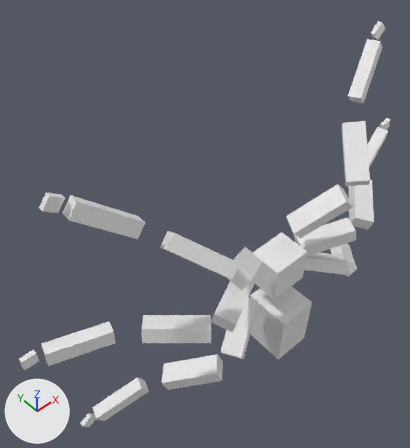
What one commit did to the Blender file spider/spider.blend.
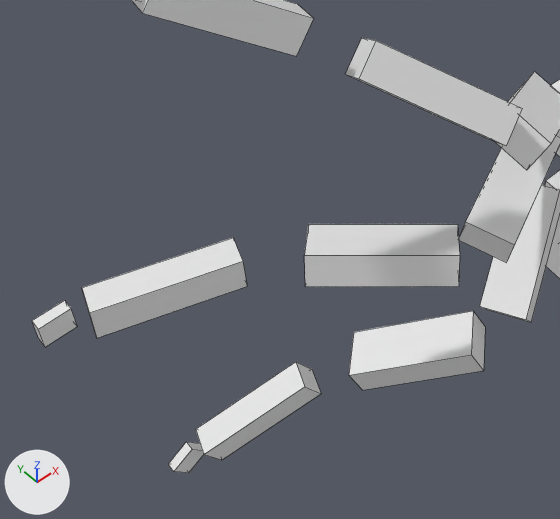
Each version appears first whole from a camera (50 mm lens) standing at (-1.34, -1.01, 2.99) and looking at (0.3, 0.85, 0.45), and next in a close-up on the part from 1% to 63% of the width and 48% to 100% of the height. Lighting does not change. The marker at lower left points along +X, +Y and +Z. The close-ups show mesh edges as thin lines.

Names of what the first close-up shows: 'BackLeftEffector', 'BackLeftLimb', 'BackLeftLowerLimb', 'BackLeftUpperLimb', 'FrontLeftLimb', 'FrontLeftLowerLimb', 'FrontLeftUpperLimb', 'MiddleLeftEffector', 'MiddleLeftLimb', 'MiddleLeftLowerLimb', 'MiddleLeftUpperLimb'.
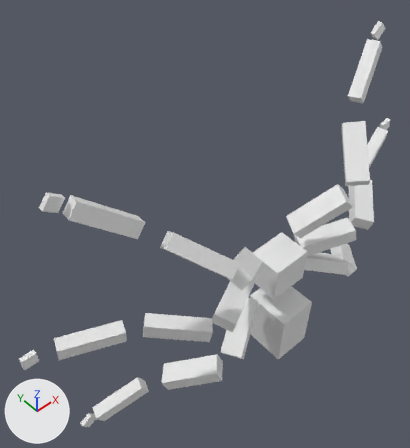
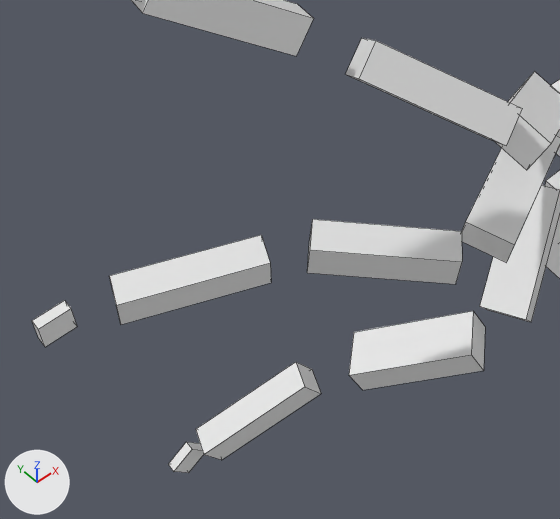
Commit message: middle leg ok

Where the newer file only moved an object's origin or applied its transform, the numbers keep the older frame.

The change, as a diff of the scene's bpy script:
```diff
--- a/spider/spider.blend.py
+++ b/spider/spider.blend.py
@@ me_cube_018 @@
 me_cube_018.from_pydata(...)  # 8 vertices, 6 faces; spans x -2.27..-0.27, y -0.1..1.9, z -0.33..1.67
 # used by ob_middleleftlimb; location = (-0.084, 0.289, 0.281); rotation_euler = (1.187, 0.0278, -0.704), in degrees (68, 1.6, -40); scale = (0.187, 0.0456, 0.0683)
-me_cube_018.vertices[0].co = (-2.27, -0.1, -0.33)
-me_cube_018.vertices[1].co = (-2.27, 1.9, -0.33)  # pixel (308, 224)
-me_cube_018.vertices[2].co = (-0.27, 1.9, -0.33)  # pixel (457, 224)
-me_cube_018.vertices[3].co = (-0.27, -0.1, -0.33)
-me_cube_018.vertices[4].co = (-2.27, -0.1, 1.67)  # pixel (305, 286)
-me_cube_018.vertices[5].co = (-2.27, 1.9, 1.67)  # pixel (304, 255)
-me_cube_018.vertices[6].co = (-0.27, 1.9, 1.67)  # pixel (459, 255)
-me_cube_018.vertices[7].co = (-0.27, -0.1, 1.67)  # pixel (458, 286)
+# me_cube_018 part 1
+me_cube_018.vertices[0].co = (-2.28, -0.19, 0.74)  # pixel (307, 272)
+me_cube_018.vertices[1].co = (-2.28, 0.55, -0.49)  # pixel (309, 242)
+me_cube_018.vertices[2].co = (-0.29, -0.46, -0.74)
+me_cube_018.vertices[3].co = (-0.3, -1.2, 0.49)  # pixel (455, 284)
+me_cube_018.vertices[4].co = (-2.21, 1.84, 1.28)  # pixel (310, 249)
+me_cube_018.vertices[5].co = (-2.21, 2.58, 0.05)  # pixel (312, 219)
+me_cube_018.vertices[6].co = (-0.22, 1.57, -0.2)  # pixel (461, 231)
+me_cube_018.vertices[7].co = (-0.23, 0.83, 1.04)  # pixel (462, 261)
@@ me_cube_019 @@
 me_cube_019.from_pydata(...)  # 8 vertices, 6 faces; spans x -2.52..-0.52, y -0.85..1.15, z -1.28..0.72
 # used by ob_middleleftlowerlimb; location = (-0.475, 0.588, 0.35); rotation_euler = (-1.706, -3.179, -3.444), in degrees (-98, -182, -197); scale = (0.185, 0.0455, 0.0418)
-me_cube_019.vertices[0].co = (-2.52, -0.85, -1.28)  # pixel (89, 312)
-me_cube_019.vertices[1].co = (-2.52, 1.15, -1.28)  # pixel (81, 287)
-me_cube_019.vertices[2].co = (-0.52, 1.15, -1.28)  # pixel (233, 237)
-me_cube_019.vertices[3].co = (-0.52, -0.85, -1.28)
-me_cube_019.vertices[4].co = (-2.52, -0.85, 0.72)  # pixel (96, 338)
-me_cube_019.vertices[5].co = (-2.52, 1.15, 0.72)  # pixel (89, 312)
-me_cube_019.vertices[6].co = (-0.52, 1.15, 0.72)  # pixel (242, 261)
-me_cube_019.vertices[7].co = (-0.52, -0.85, 0.72)  # pixel (247, 286)
+# me_cube_019 part 2
+me_cube_019.vertices[0].co = (-2.17, -0.63, -1.71)  # pixel (113, 295)
+me_cube_019.vertices[1].co = (-2.16, 1.33, -1.29)  # pixel (109, 275)
+me_cube_019.vertices[2].co = (-0.17, 1.11, -0.81)  # pixel (261, 234)
+me_cube_019.vertices[3].co = (-0.18, -0.85, -1.23)
+me_cube_019.vertices[4].co = (-2.2, -0.98, 0.25)  # pixel (120, 324)
+me_cube_019.vertices[5].co = (-2.19, 0.98, 0.67)  # pixel (116, 305)
+me_cube_019.vertices[6].co = (-0.19, 0.76, 1.15)  # pixel (270, 262)
+me_cube_019.vertices[7].co = (-0.2, -1.21, 0.73)  # pixel (271, 282)
```

Changed parts and their boxes [x1, y1, x2, y2] in the close-ups (560 x 519 px):
'MiddleLeftLimb', reshaped: before [304, 224, 460, 287]; after [307, 219, 462, 284]
'MiddleLeftLowerLimb', reshaped (10% shorter): before [82, 238, 247, 338]; after [110, 235, 271, 325]
